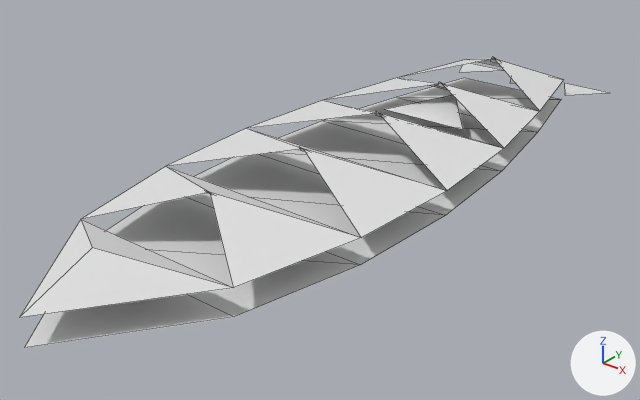
What one commit did to the OBJ model GameData/Meshes/Designs/vesper/vesper_bomber_mk1_07.obj.
Both versions are drawn from a 50 mm camera at (3.38, -4.92, 2.54) aimed at (-0.1, -0.58, -0.15). The axes (+X, +Y, +Z) are drawn at lower right. The lights are the same throughout. The first picture is the older version. Mesh edges are drawn as thin lines. Where no turn or scale is listed for an object, it has been applied to the vertices. Vertices at exactly the same position are counted once.

Names of what the first picture shows: 'vesper_bomber_mk1_07'.
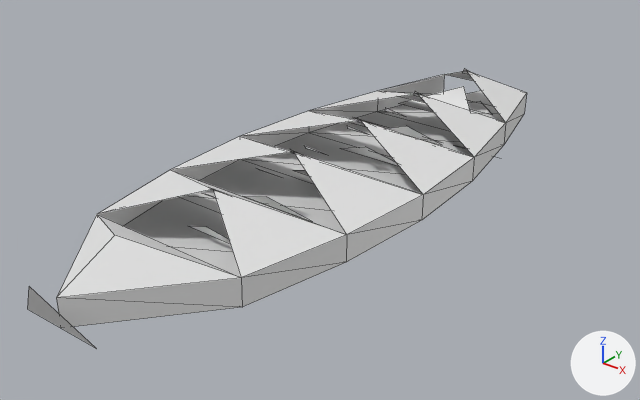
What differs and where, as boxes [x1, y1, x2, y2] in the pictures (640 x 400 px):
'vesper_bomber_mk1_07', reshaped (15% narrower)
    before: [19, 57, 609, 348]
    after: [28, 68, 527, 348]
part 1 of me_vesper_bomber_mk1_07, rebuilt (13% narrower)
    before: [19, 59, 563, 318]
    after: [56, 71, 527, 327]
part 2 of me_vesper_bomber_mk1_07, rebuilt
    before: [385, 95, 463, 130]
    after: [399, 86, 470, 112]
part 3 of me_vesper_bomber_mk1_07, deleted
    before: [299, 57, 609, 151]
part 4 of me_vesper_bomber_mk1_07, built on
    before: [24, 78, 561, 348]
    after: [28, 68, 493, 348]

The change in detail:
me_vesper_bomber_mk1_07 is used by ob_vesper_bomber_mk1_07; location (0.0, 0.0, 0.0).
me_vesper_bomber_mk1_07 had 59 vertices, 38 faces and spanned x -0.86..0.86, y -3.01..2.45, z 0.0..0.39.
me_vesper_bomber_mk1_07 now has 98 vertices, 75 faces and spans x -0.78..0.78, y -2.93..1.6, z 0.0..0.4.
me_vesper_bomber_mk1_07 part 1: the loose piece of 19 vertices spanning x -0.86..0.86, y -3.01..2.02, z 0.17..0.36 is rebuilt with 32 vertices and now spans x -0.78..0.78, y -2.8..1.5, z 0.0..0.37.
me_vesper_bomber_mk1_07 part 2: the loose piece of 3 vertices spanning x -0.36..0.36, y 0.55..1.03, z 0.14..0.21 is rebuilt with 3 vertices and now spans x -0.34..0.34, y 0.73..1.16, z 0.14..0.25.
me_vesper_bomber_mk1_07 part 3: 7 loose pieces with 21 vertices, spanning x -0.73..0.73, y -0.92..2.45, z 0.0..0.39, are deleted.
Part 4, on me_vesper_bomber_mk1_07:
13 vertices are removed from x -0.86..0.86, y -3.01..2.02, z 0.0.
11 faces are deleted.
55 vertices are added at x -0.69..0.69, y -2.93..1.6, z 0.0..0.4.
5 new vertices lie (0.16, 0.0, 0.0) away from vertices in x -0.08, y -1.61..1.26, z 0.32.
20 new faces join them.
Other edits to the shape of me_vesper_bomber_mk1_07 do not show in these pictures.
